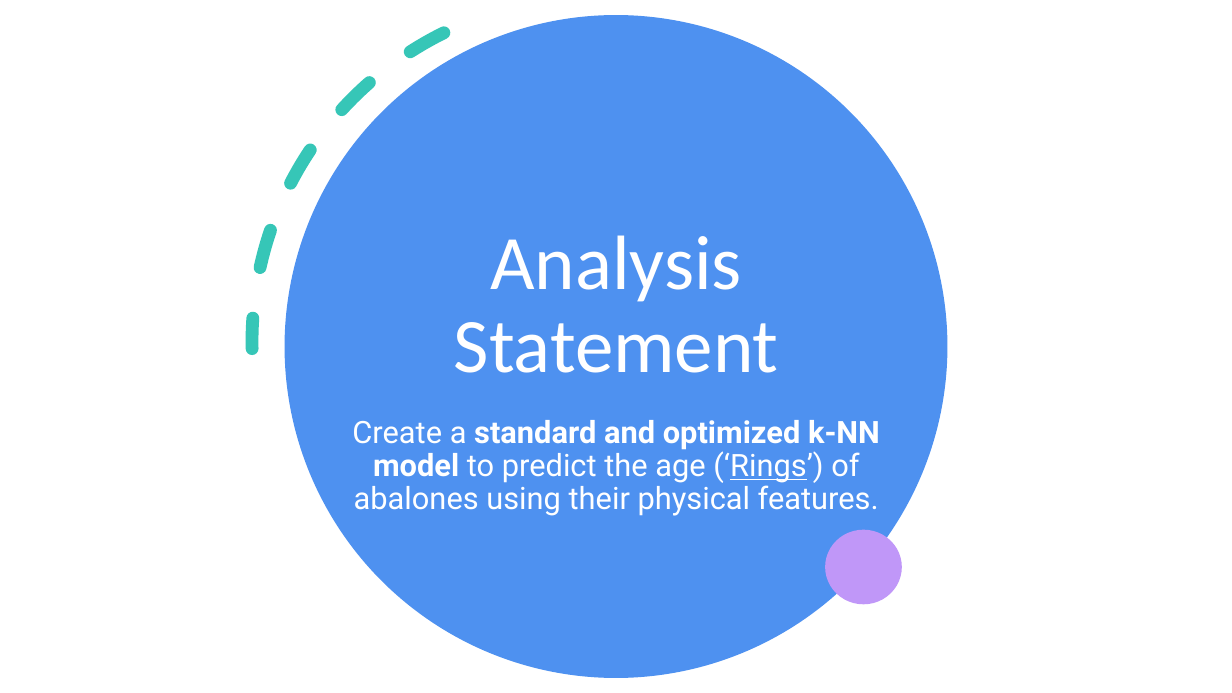
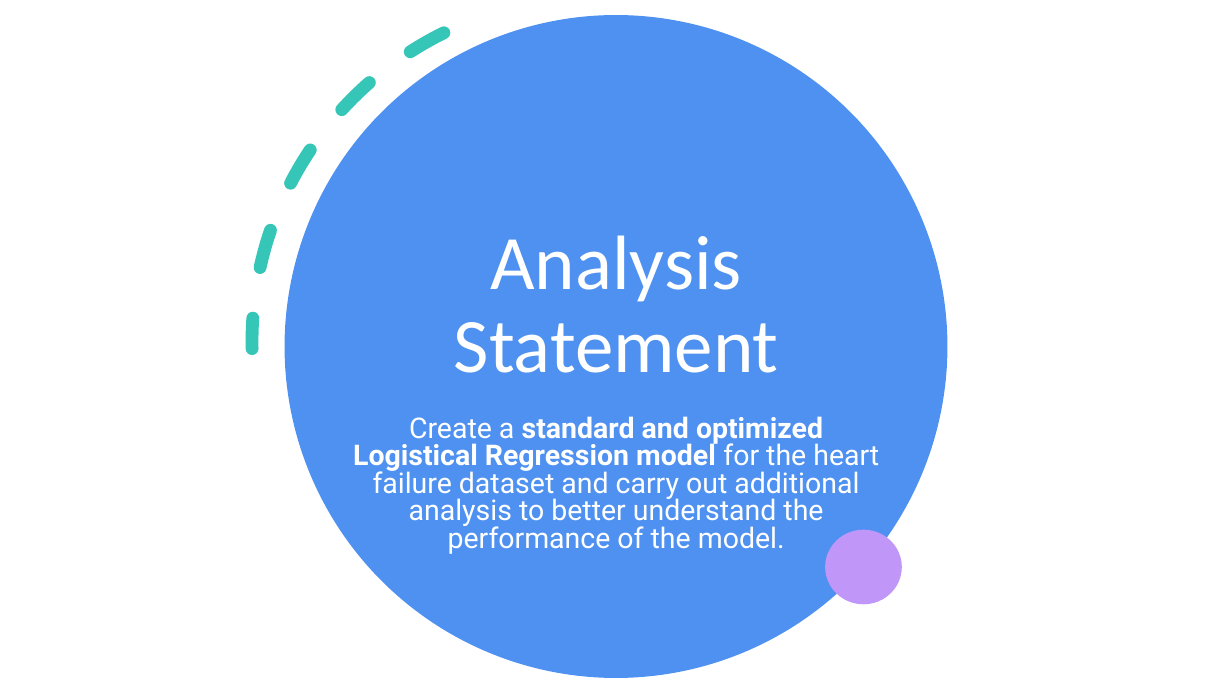
Before and after one commit to radroid/ml-algorithms-assignments, a slide deck: slide 3 of logistical_regression/Logistical Regression - Assignment 2.pptx. Drawn at 1232x693 pixels with LibreOffice and Linux fonts; fonts in the diff are those of the drawing. Boxes give left, top, right and bottom in pixels: in the first picture for what was removed or moved away, otherwise in the second. Text is boxed around its words. In the diff, an @@ line names an element or a change of style, - is before the commit and + after.

```diff
--- a/logistical_regression/Logistical Regression - Assignment 2.pptx
+++ b/logistical_regression/Logistical Regression - Assignment 2.pptx
@@ text at (353, 416, 879, 554): text changed; size 24 to 22.2 pt @@
-Create a standard and optimized k-NN model to predict the age (‘Rings’) of abalones using their physical features.
+Create a standard and optimized Logistical Regression model for the heart failure dataset and carry out additional analysis to better understand the performance of the model.
```
Also in this commit, not shown: 7 other slides changed, 2 slides added, 1 slide removed, 14 other files.
